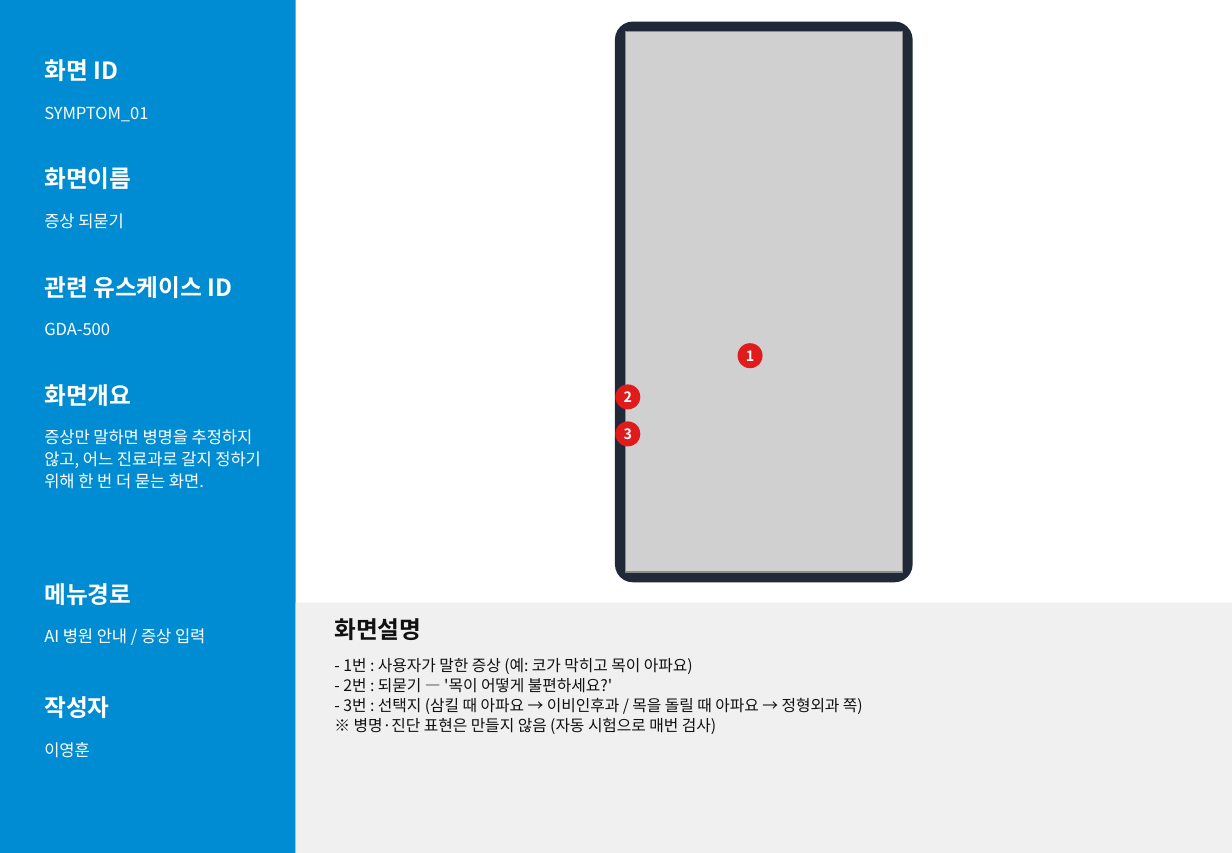
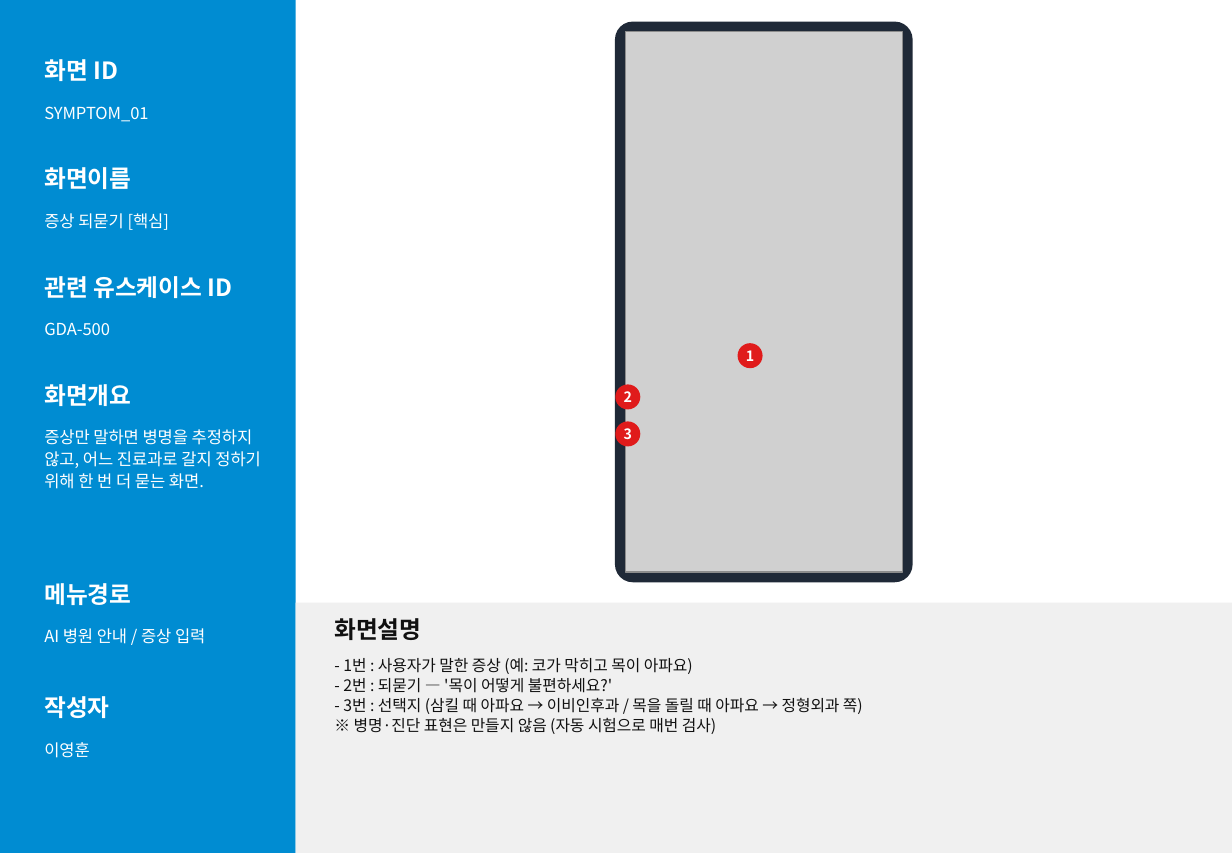
Before and after one commit to lee020304/goodoc-demo, a slide deck: slide 13 of screen/화면설계서_독수리5형제.pptx. Drawn at 1232x853 pixels with LibreOffice and Linux fonts; fonts in the diff are those of the drawing; grey boxes stand for pictures. Boxes give left, top, right and bottom in pixels: in the first picture for what was removed or moved away, otherwise in the second. Text is boxed around its words. In the diff, an @@ line names an element or a change of style, - is before the commit and + after.

```diff
--- a/screen/화면설계서_독수리5형제.pptx
+++ b/screen/화면설계서_독수리5형제.pptx
@@ text at box(44, 213, 170, 230): text changed @@
-증상 되묻기
+증상 되묻기 [핵심]
```
Also in this commit, not shown: 12 other slides changed, 29 other files.
